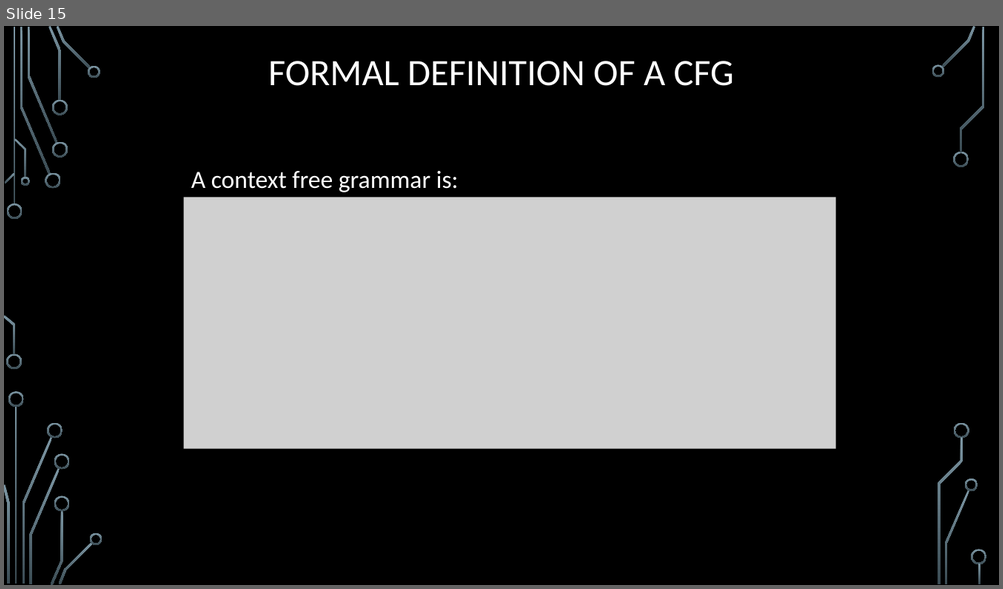
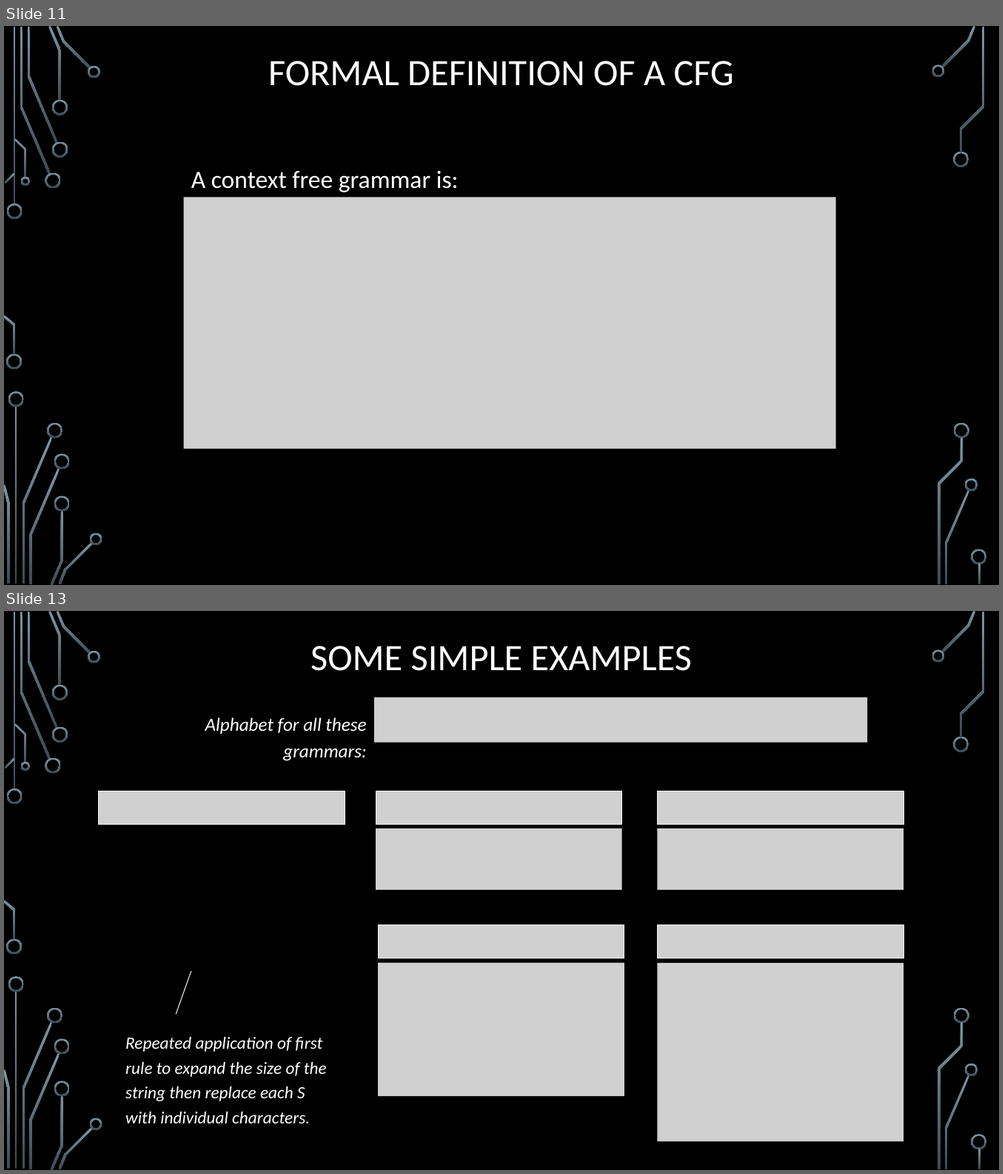
Before and after one commit to markfloryan/dmt2, a slide deck: slides/03-ContextFreeLanguages.pptx. Shown one above the other, each under a label of ours: slide 15 before the commit, slides 11 and 13 after it; the slides between them are not shown. The pictures are 1003x589 and 1003x1174 pixels, drawn with LibreOffice and Linux fonts; fonts in the diff are those of the drawing; grey boxes stand for pictures; background and template pictures are left out. Boxes give left, top, right and bottom in pixels: in the first picture for what was removed or moved away, otherwise in the second. Text is boxed around its words. In the diff, an @@ line names an element or a change of style, - is before the commit and + after.

```diff
--- a/slides/03-ContextFreeLanguages.pptx
+++ b/slides/03-ContextFreeLanguages.pptx
@@ slide 13 added at box(4, 611, 999, 1170), background picture (left out); not listed: 36 template elements that a slide beside it also shows @@
@@ title added at box(310, 646, 691, 671), 36 pt, text #FFFFFF @@
+SOME SIMPLE EXAMPLES
@@ picture added at box(374, 698, 868, 743) @@
@@ text added at box(205, 718, 366, 761), 18 pt, text #FFFFFF, italic @@
+Alphabet for all these grammars:
@@ picture added at box(99, 791, 345, 824) @@
@@ picture added at box(375, 791, 622, 824) @@
@@ picture added at box(657, 791, 903, 824) @@
@@ picture added at box(375, 829, 622, 890) @@
@@ picture added at box(657, 829, 903, 890) @@
@@ picture added at box(378, 925, 624, 959) @@
@@ picture added at box(657, 925, 903, 959) @@
@@ picture added at box(378, 963, 624, 1096) @@
@@ picture added at box(657, 963, 903, 1142) @@
@@ line added from (176, 1014) to (191, 971), #F2F2F2 0.75 pt @@
@@ text added at box(125, 1037, 327, 1124), 16.6 pt, text #FFFFFF, italic @@
+Repeated application of first rule to expand the size of the string then replace each S with individual characters.
@@ what was slide 15 is now slide 11 @@
```
Also in this commit, not shown: 2 slides changed, 1 other slide added, 1 other file.
